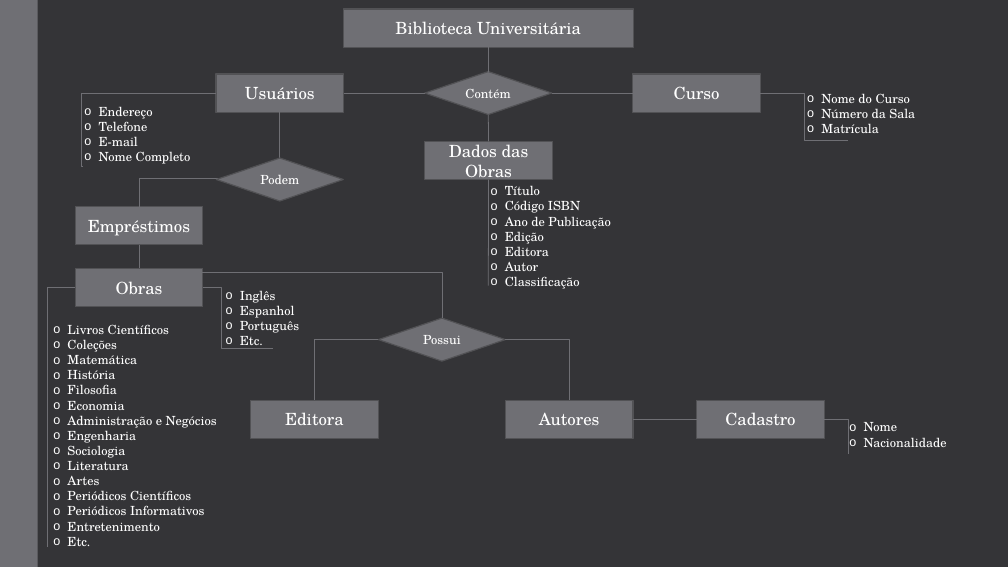
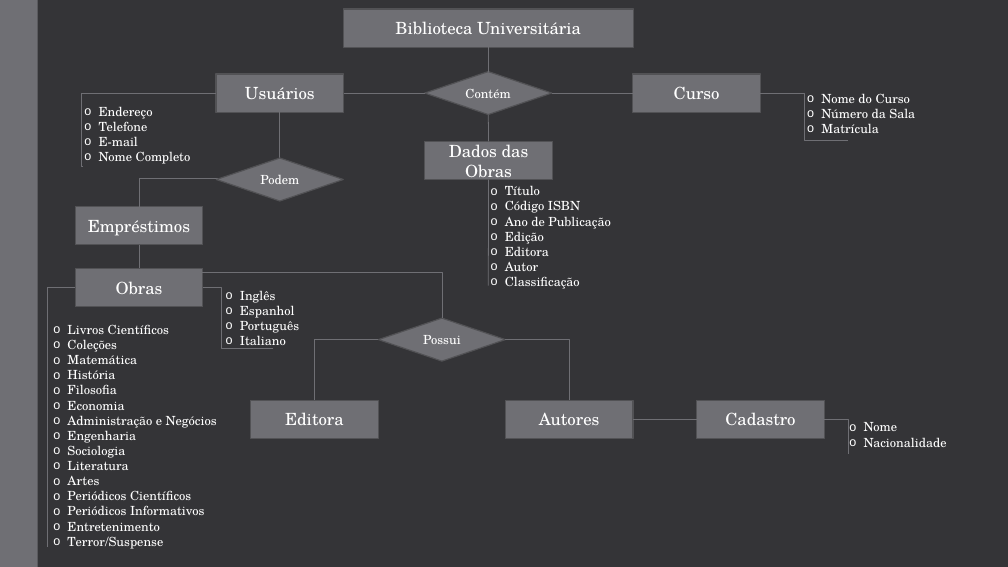
Before and after one commit to 7Mari/atvds-bancodedados, a slide deck: slide 1 of powerpoint2.pptx. Drawn at 1008x567 pixels with LibreOffice and Linux fonts; fonts in the diff are those of the drawing. Boxes give left, top, right and bottom in pixels: in the first picture for what was removed or moved away, otherwise in the second. Text is boxed around its words. In the diff, an @@ line names an element or a change of style, - is before the commit and + after.

```diff
--- a/powerpoint2.pptx
+++ b/powerpoint2.pptx
@@ text at [240, 332, 286, 349]: text changed @@
-o Etc.
+o Italiano
@@ text at [67, 536, 163, 549]: text changed @@
-o Etc.
+o Terror/Suspense
```
